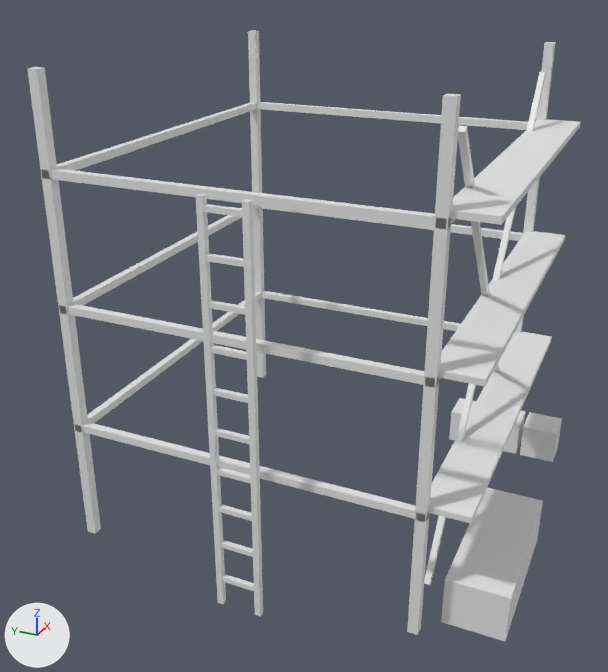
A saved change to the glTF model assets/creative/village3d/models/scaffold.glb.
Camera for both pictures: a 50 mm camera at (-7.86, -3.32, 5.7) aimed at (-0.53, -0.02, 2.04). The axes (+X, +Y, +Z) are drawn at lower left. The lights are the same throughout. The picture after the commit comes second. Vertices at exactly the same position are counted once.

Before the edit, the objects in view are built like this:
```python
mat_village_atlas = principled_material('village_atlas')
mat_village_atlas.base_color = (0.8, 0.8, 0.8)  # white #e7e7e7
me_scaffold_mesh = bpy.data.meshes.new('scaffold_mesh')
me_scaffold_mesh.from_pydata(...)  # 296 vertices, 444 faces; spans x -2.43..2.05, y -2.6..1.85, z 0.0..4.8
me_scaffold_mesh.materials.append(mat_village_atlas)  # white #e7e7e7
ob_scaffold = bpy.data.objects.new('scaffold', me_scaffold_mesh)
ob_scaffold.location = (0.0, 0.0, 0.0)
```
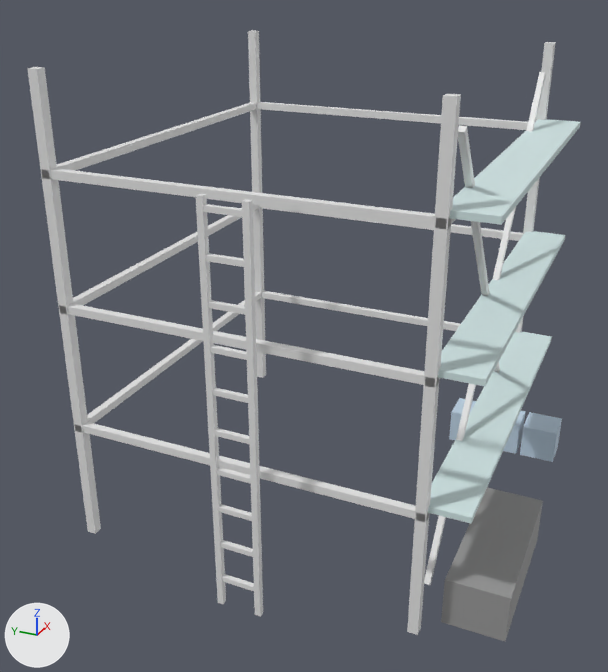
Where the change shows, as pixel boxes (x1, y1, x2, y2) in the pictures (608 x 672 px):
'scaffold', recoloured: (427, 118, 580, 642) in both

Edits to the bpy script that builds the scene:
```text
Change mat_village_atlas:
    add n2 = _N.new('ShaderNodeMix'); n2.name = 'Mix'
    add n2.data_type = 'RGBA'
    add n2.blend_type = 'MULTIPLY'
    add n2.inputs[0].default_value = 1.0  # 'Factor'
    add n2.inputs[7].default_value = (0.8, 0.8, 0.8, 1.0)  # 'B', white #e7e7e7
    add n3 = _N.new('ShaderNodeVertexColor'); n3.name = 'Color Attribute'
    where n0 = _N.new('ShaderNodeBsdfPrincipled'); n0.name = 'Principled BSDF'
    add _L.new(n2.outputs[2], n0.inputs[0])  # 'Result' to 'Base Color'
    add _L.new(n3.outputs[0], n2.inputs[6])  # 'Color' to 'A'
Change me_scaffold_mesh:
    where me_scaffold_mesh.from_pydata(...)  # 296 vertices, 444 faces; spans x -2.43..2.05, y -2.6..1.85, z 0.0..4.8
    used by ob_scaffold; location = (0.0, 0.0, 0.0)
    me_scaffold_mesh part 1: vertex colours changed
```
